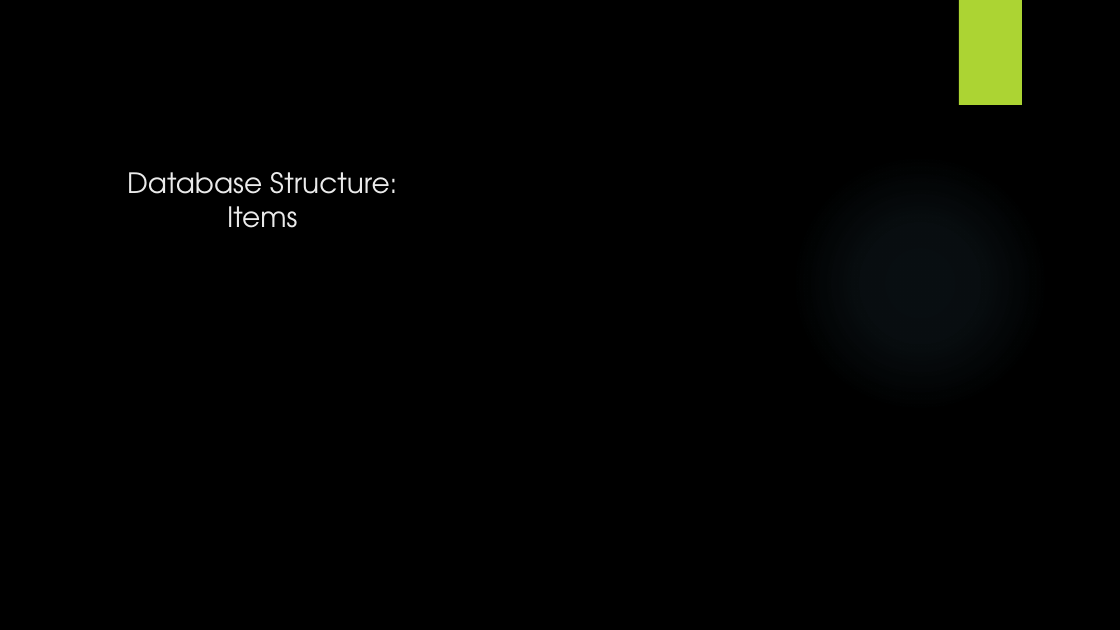
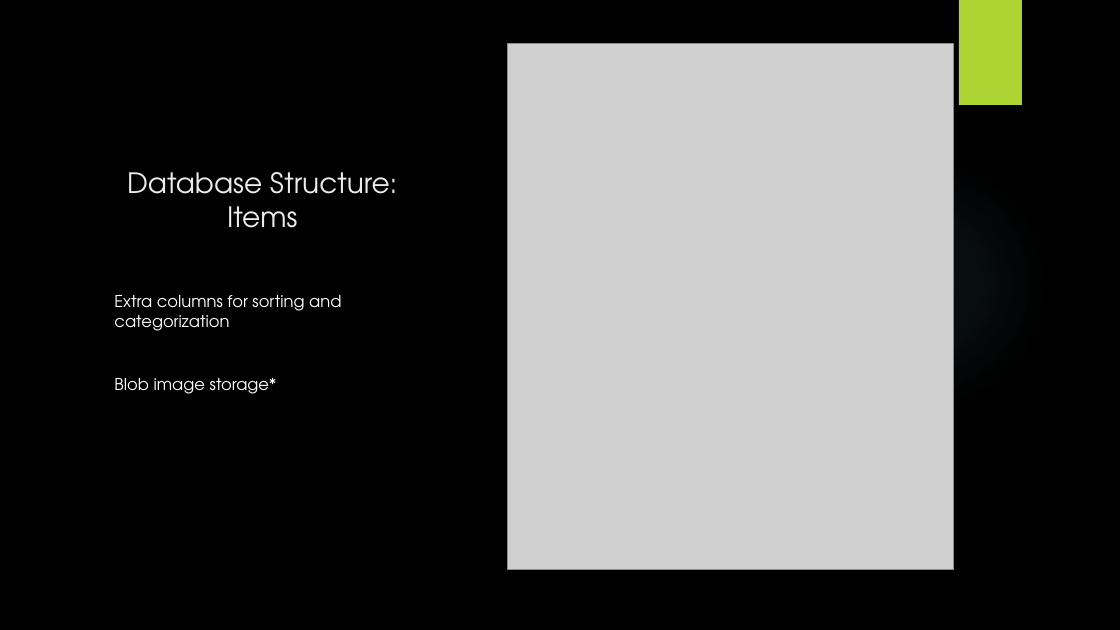
Before and after one commit to daviddongguo/BookstorePHP, a slide deck: slide 2 of Project Presentation.pptx. Drawn at 1120x630 pixels with LibreOffice and Linux fonts; fonts in the diff are those of the drawing; grey boxes stand for pictures; background and template pictures are left out. Boxes give left, top, right and bottom in pixels: in the first picture for what was removed or moved away, otherwise in the second. Text is boxed around its words. In the diff, an @@ line names an element or a change of style, - is before the commit and + after.

```diff
--- a/Project Presentation.pptx
+++ b/Project Presentation.pptx
@@ picture added at (507, 44, 954, 571) @@
@@ text added at (114, 295, 341, 394), 14 pt, text #FFFFFF @@
+Extra columns for sorting and categorization
+Blob image storage*
```
Also in this commit, not shown: 3 other slides changed, 2 slides removed, 2 other files.
